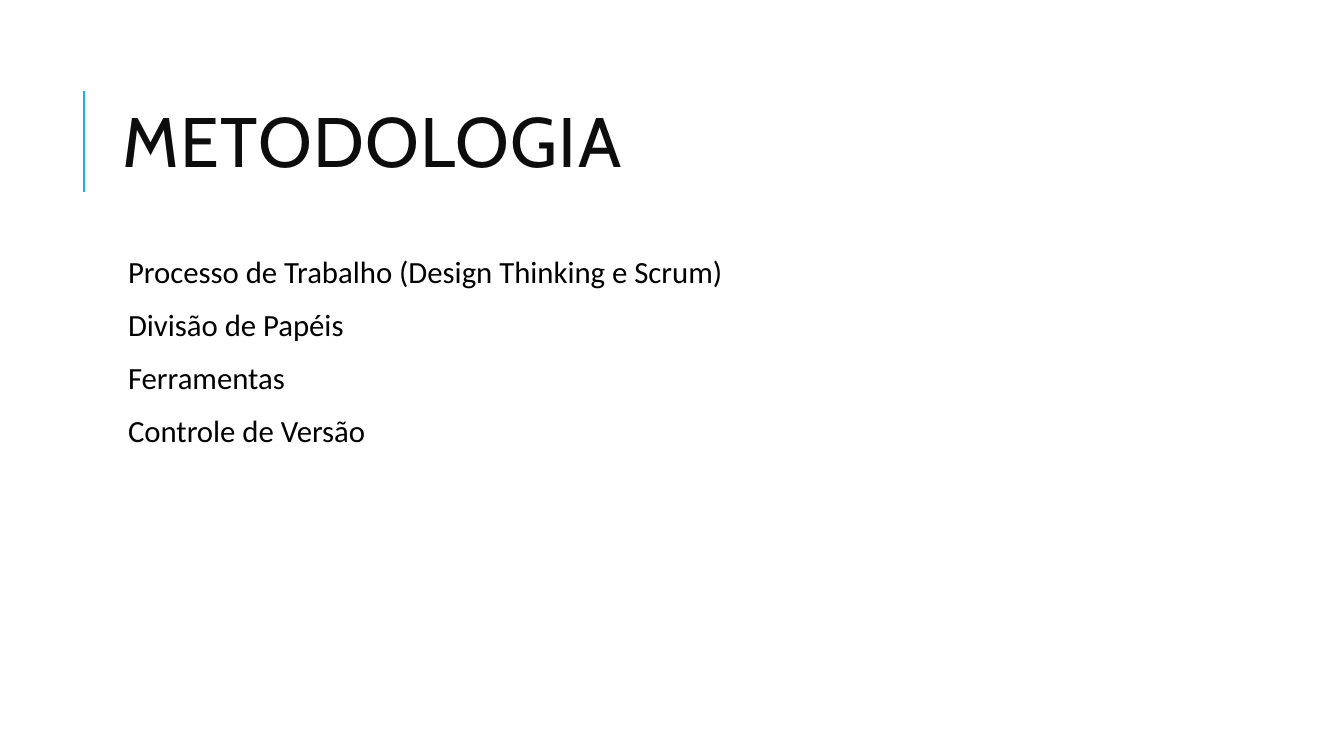
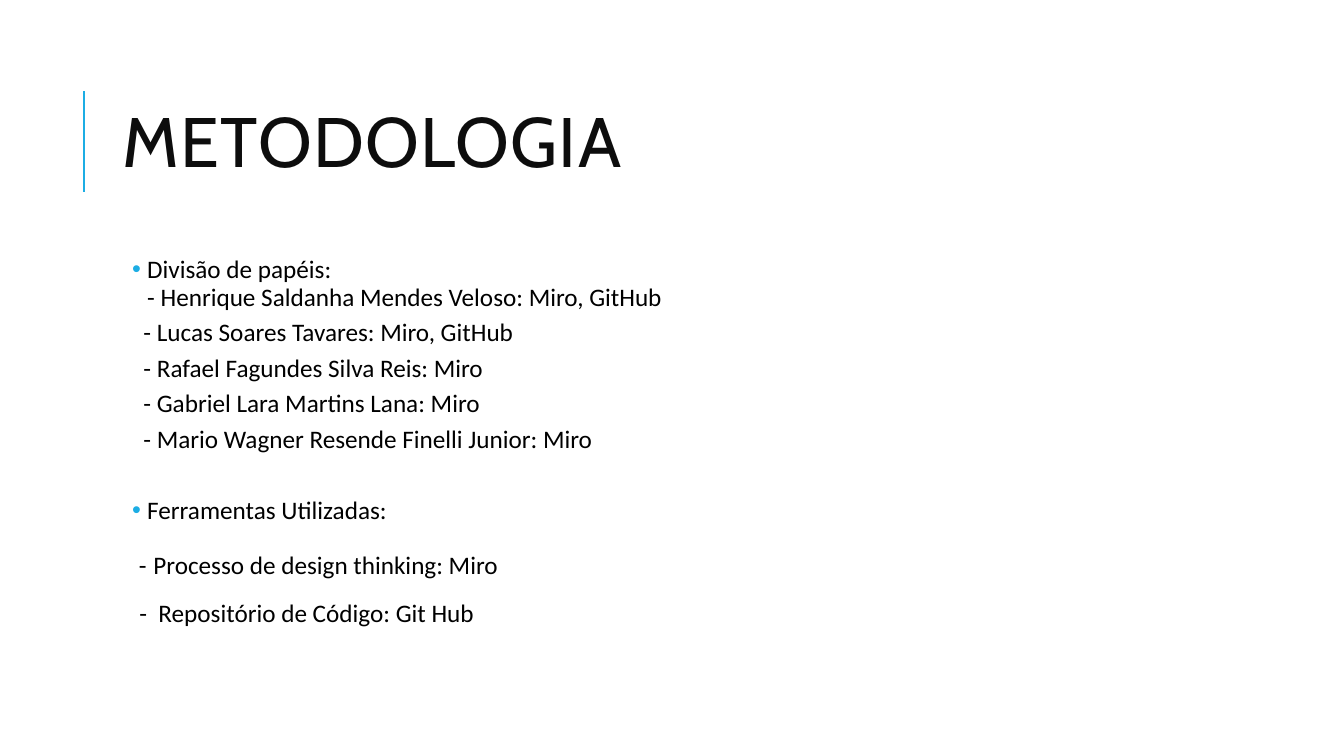
Before and after one commit to ICEI-PUC-Minas-PMGCC-TI/ti-1-pmg-cc-t-20231-tiaw-desvalorizacao-de-artistas, a slide deck: slide 6 of docs/apresentacao/apresentacao - TEMPLATE.pptx (slide 7 before the commit). Drawn at 1344x756 pixels with LibreOffice and Linux fonts; fonts in the diff are those of the drawing. Boxes give left, top, right and bottom in pixels: in the first picture for what was removed or moved away, otherwise in the second. Text is boxed around its words. In the diff, an @@ line names an element or a change of style, - is before the commit and + after.

```diff
--- a/docs/apresentacao/apresentacao - TEMPLATE.pptx
+++ b/docs/apresentacao/apresentacao - TEMPLATE.pptx
@@ text at (147, 260, 661, 627): text changed; size 22 to 18 pt @@
-  Processo de Trabalho (Design Thinking e Scrum)
-  Divisão de Papéis
-  Ferramentas
-  Controle de Versão
+  • Divisão de papéis:
+    - Henrique Saldanha Mendes Veloso: Miro, GitHub
+  - Lucas Soares Tavares: Miro, GitHub
+  - Rafael Fagundes Silva Reis: Miro
+  - Gabriel Lara Martins Lana: Miro
+  - Mario Wagner Resende Finelli Junior: Miro
+  • Ferramentas Utilizadas:
+- Processo de design thinking: Miro
+  - Repositório de Código: Git Hub
```
Also in this commit, not shown: 6 other slides changed, 1 slide removed.
